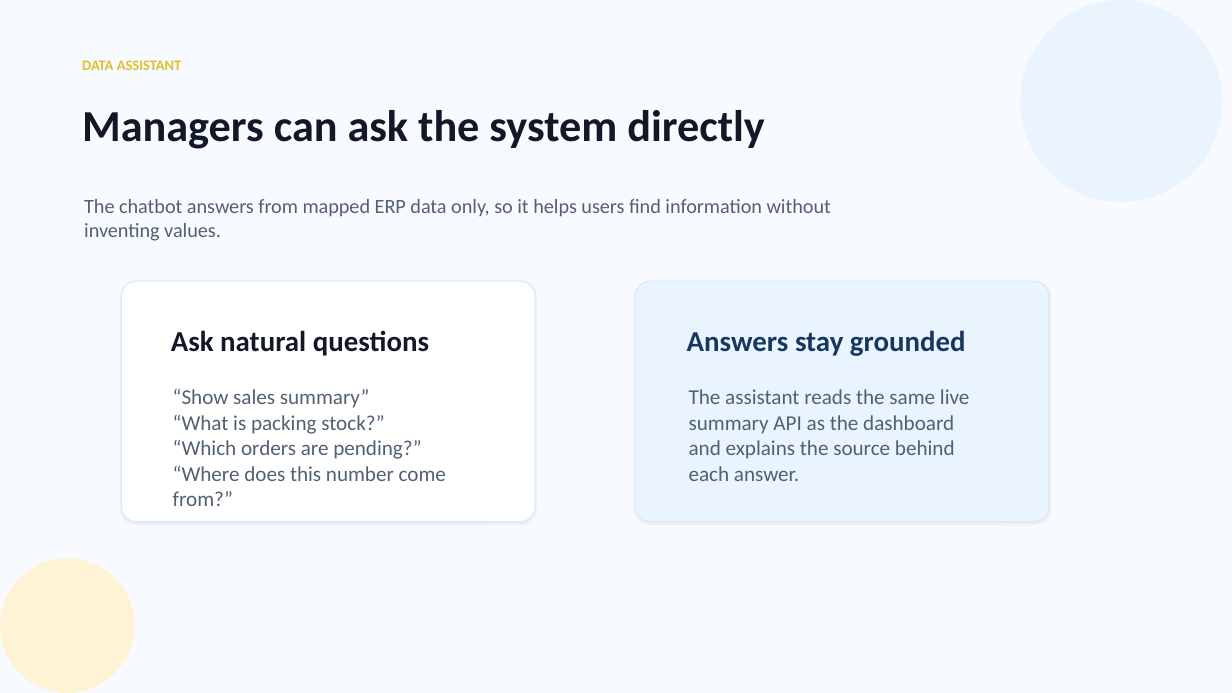
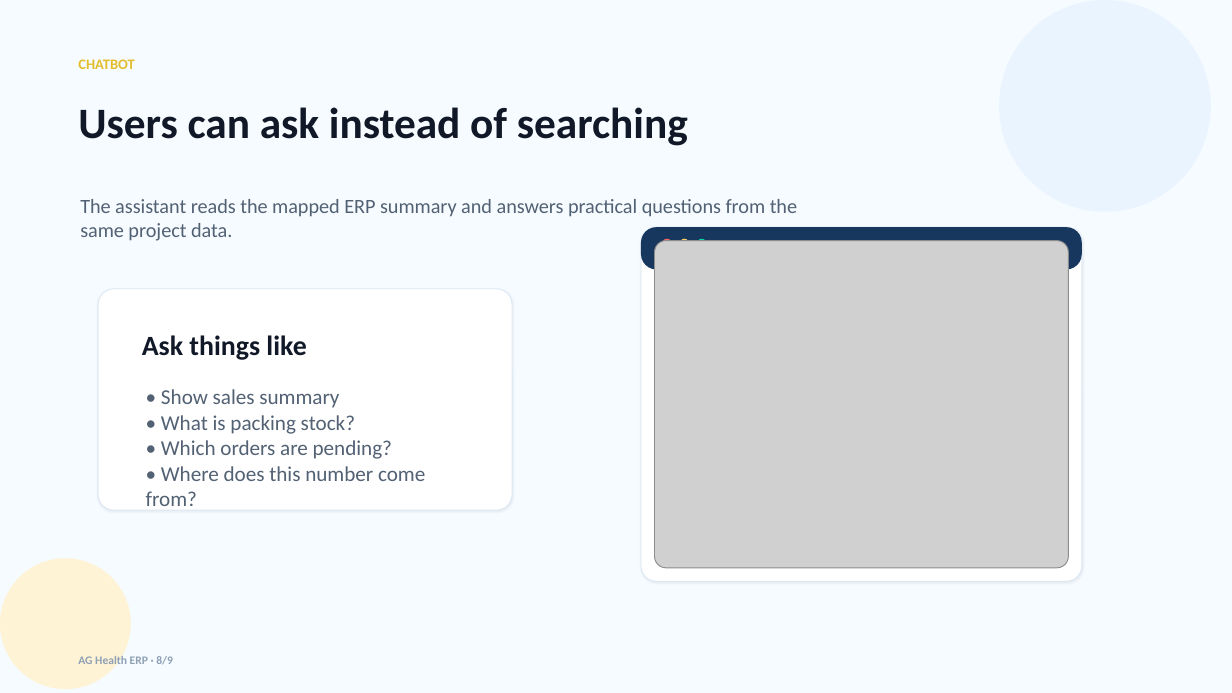
Before and after one commit to anujyolo/Mero-Basket-2, a slide deck: slide 8 of AG-Health-ERP-Presentation.pptx (slide 6 before the commit). Drawn at 1232x693 pixels with LibreOffice and Linux fonts; fonts in the diff are those of the drawing; grey boxes stand for pictures. Boxes give left, top, right and bottom in pixels: in the first picture for what was removed or moved away, otherwise in the second. Text is boxed around its words. In the diff, an @@ line names an element or a change of style, - is before the commit and + after.

Commit message:
docs: rebuild AG Health presentation with screenshots

```diff
--- a/AG-Health-ERP-Presentation.pptx
+++ b/AG-Health-ERP-Presentation.pptx
@@ background #F7FBFF to #F6FBFF @@
@@ text at (78,59,134,69): text changed @@
-DATA ASSISTANT
+CHATBOT
@@ text at (78,107,688,146): text changed; size 34.5 to 33.8 pt @@
-Managers can ask the system directly
+Users can ask instead of searching
@@ text at (80,199,797,241): text changed; text colour #516173 to #526173 @@
-The chatbot answers from mapped ERP data only, so it helps users find information without inventing values.
+The assistant reads the mapped ERP summary and answers practical questions from the same project data.
@@ rounded rectangle: place and size @@
-rounded rectangle at (636,281,1050,521)
+rounded rectangle at (641,227,1082,581)
@@ rounded rectangle at (641,227,1082,581): fill #EAF4FF to #FFFFFF; proportions changed @@
@@ rounded rectangle added at (641,227,1082,270), fill #17375F @@
@@ ellipse added at (663,238,672,248), fill #FF6464 @@
@@ ellipse added at (679,238,689,248), fill #FFD166 @@
@@ ellipse added at (697,238,706,248), fill #06D6A0 @@
@@ picture added at (654,240,1068,567) @@
@@ rounded rectangle: place and size @@
-rounded rectangle at (121,281,535,521)
+rounded rectangle at (98,288,512,510)
@@ rounded rectangle at (98,288,512,510): proportions changed @@
@@ text added at (142,335,306,360), 21.8 pt, text #111827, bold @@
+Ask things like
@@ text removed at (171,330,429,356) @@
-Ask natural questions
@@ text removed at (687,330,966,356) @@
-Answers stay grounded
@@ text at (146,389,425,506): text changed; text colour #516173 to #526173 @@
-“Show sales summary”
-“What is packing stock?”
-“Which orders are pending?”
-“Where does this number come from?”
+• Show sales summary
+• What is packing stock?
+• Which orders are pending?
+• Where does this number come from?
@@ text removed at (689,389,969,481) @@
-The assistant reads the same live summary API as the dashboard and explains the source behind each answer.
@@ ellipse: place and size @@
-ellipse at (0,558,135,693)
+ellipse at (0,558,131,689)
@@ text added at (78,655,173,668), 9 pt, text #8EA0B4, bold @@
+AG Health ERP · 8/9
```
Also in this commit, not shown: 8 slides added, 6 slides removed.
